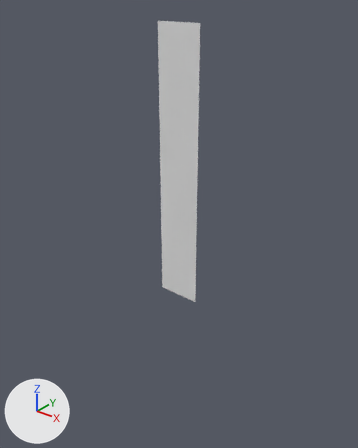
An edit to the OBJ model Bakkie doen/Assets/Tiled2Unity/Meshes/Red_Minigame.obj, drawn before and after from the same camera.
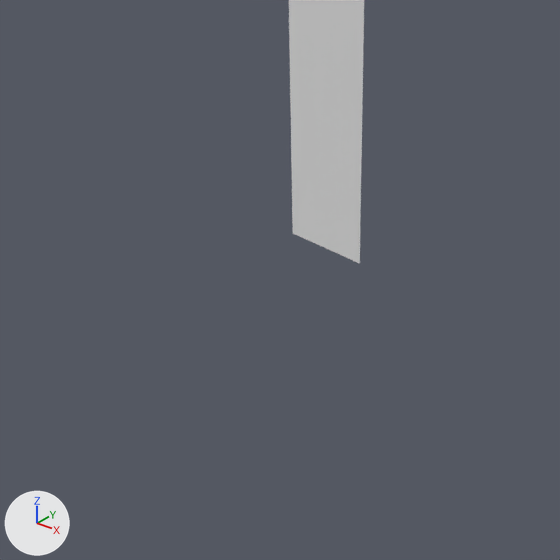
Each version is shown whole from a 50 mm lens placed at (4544.0, -6165.0, 511.0), pointed at (-560.0, 216.0, -3445.0), then close up on the part from 5% to 82% of the width and 39% to 100% of the height. Arrows for +X, +Y and +Z are at lower left; the lights stay in place. Where no turn or scale is listed for an object, it has been applied to the vertices.

In view in the first close-up: 'Red_Minigame'.
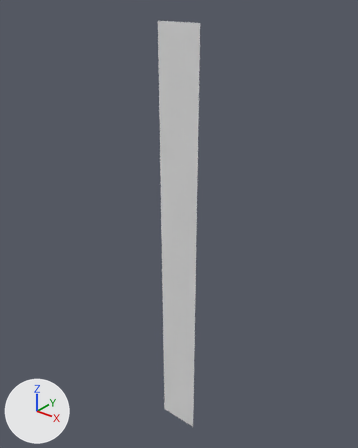
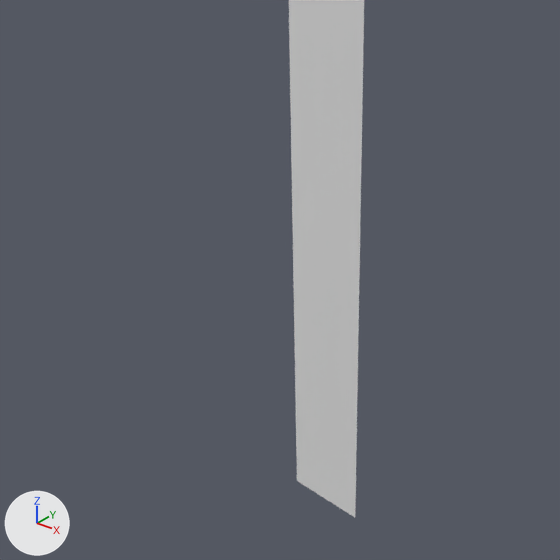
Diff of the bpy script that builds the scene:
```diff
--- a/Bakkie doen/Assets/Tiled2Unity/Meshes/Red_Minigame.obj.py
+++ b/Bakkie doen/Assets/Tiled2Unity/Meshes/Red_Minigame.obj.py
@@ me_red_minigame @@
 # used by ob_red_minigame; location = (0.0, 0.0, 0.0)
-me_red_minigame.from_pydata(...)  # 3926 vertices, 3750 faces; spans x -800.0..0.0, y 0.0, z -4800.0..0.0
+me_red_minigame.from_pydata(...)  # 6526 vertices, 6250 faces; spans x -800.0..0.0, y 0.0, z -8000.0..0.0
+# me_red_minigame part 1: 2600 vertices added at x -800.0..0.0, y 0.0, z -8000.0..-4832.0
```

What differs and where, as boxes [x1, y1, x2, y2] in the close-ups (560 x 560 px):
'Red_Minigame', reshaped: before [289, 0, 364, 264]; after [289, 0, 364, 517]
part 1 of me_red_minigame, added: after [293, 234, 360, 517]
